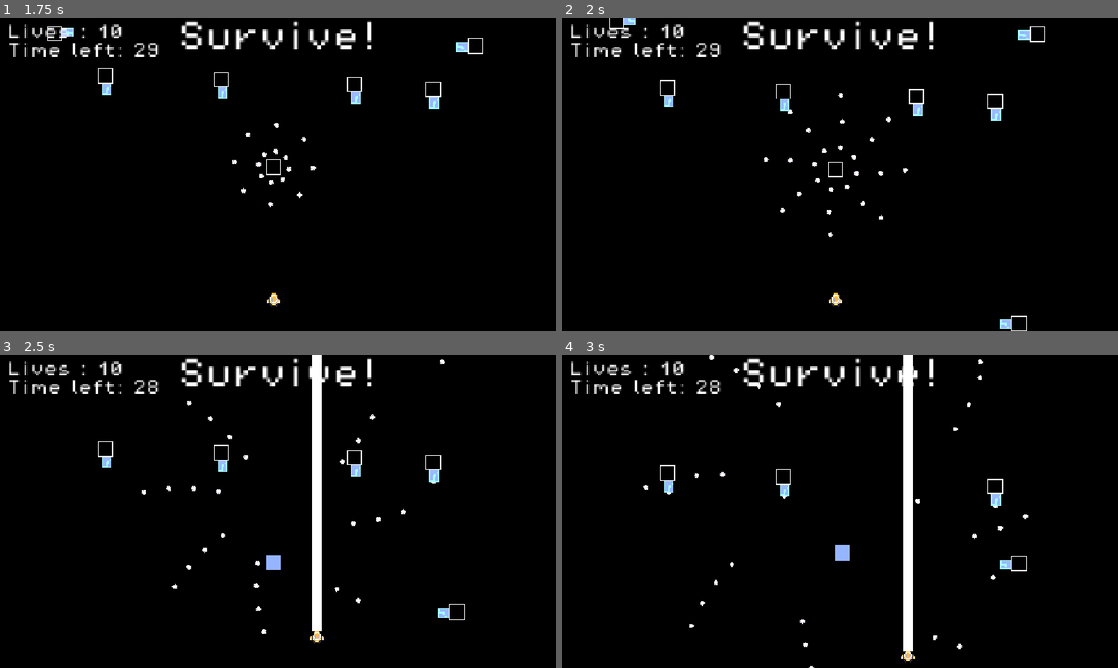
Above: before the commit, frames 1-4 (two rows, left to right).
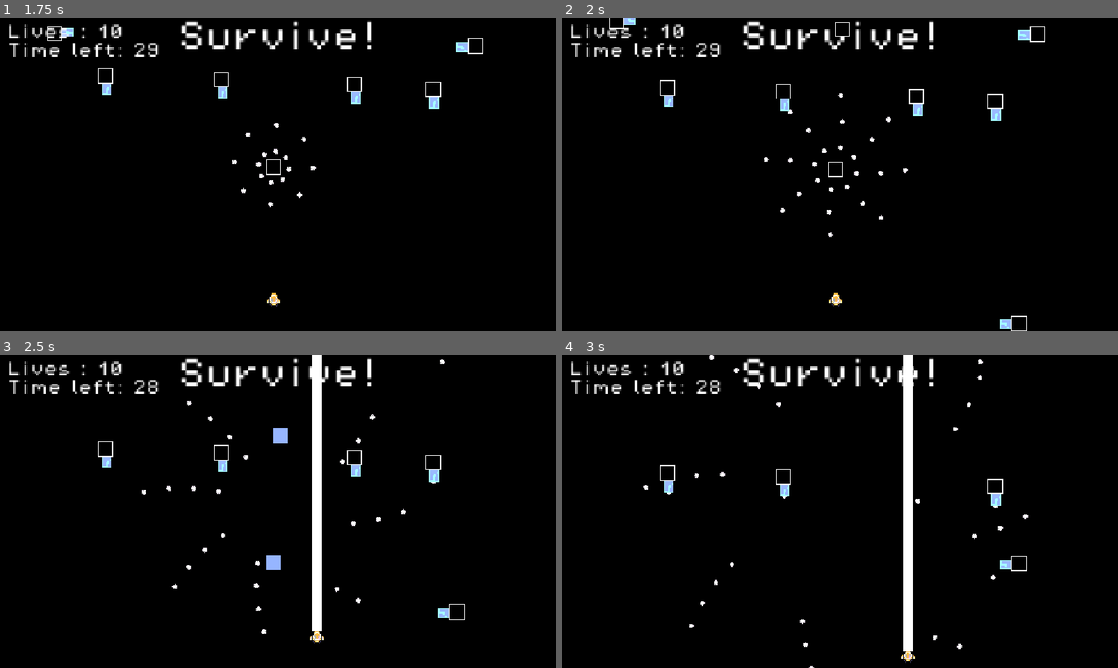
Above: after the commit, the same moments.

Repository: Draftier/Geometric-Invasion-CSS-497
Game: Godot game, scene res://scenes/UI/main_menu.tscn
Two runs of this game, one before a commit and one after it. Both use one fixed random seed, a clock stepped at 60 frames per second and the inputs below.
Inputs:
- Up to frame 1 (1.75 s): click "Singleplayer" at 0.5 s; click "Start game" at 1.25 s
- Up to frame 2 (2 s): no input
- Up to frame 3 (2.5 s): hold Right (right) from 2.03 s (still down); tap X (ability) at 2.1 s
- Up to frame 4 (3 s): release Right (right) at 2.78 s; hold Down (down) from 2.78 s (still down); tap Z (shoot) at 2.85 s

Frame 1 is identical in both runs. In frame 2, less than 0.1% of the frame differs, in the area x 49-52%, y 1-6%; in frame 3, 0.1%; in frame 4, 0.1%, in the area x 49-52%, y 60-66%.

Commit message:
Fixed remaining godot debugger errors related to shadowing and unused variables

Diff:
--- a/geometric-invasion/scenes/game.tscn
+++ b/geometric-invasion/scenes/game.tscn
@@ -37,13 +37,11 @@
 
 [sub_resource type="Resource" id="Resource_nhfu3"]
 script = ExtResource("9_ca42v")
-direction = "left"
 distance = 0.05
 metadata/_custom_type_script = "uid://c8u5b5y0i25wp"
 
 [sub_resource type="Resource" id="Resource_4o8i3"]
 script = ExtResource("9_ca42v")
-direction = "right"
 distance = 0.05
 metadata/_custom_type_script = "uid://c8u5b5y0i25wp"
 
@@ -54,7 +52,7 @@
 
 [sub_resource type="Resource" id="Resource_1kice"]
 script = ExtResource("9_ca42v")
-direction = "down"
+direction = 1
 distance = 0.05
 metadata/_custom_type_script = "uid://c8u5b5y0i25wp"
 
@@ -81,7 +79,6 @@
 
 [sub_resource type="Resource" id="Resource_ca42v"]
 script = ExtResource("9_ca42v")
-direction = "down"
 distance = 0.9
 metadata/_custom_type_script = "uid://c8u5b5y0i25wp"
 
--- a/geometric-invasion/scripts/Pooling/pool.gd
+++ b/geometric-invasion/scripts/Pooling/pool.gd
@@ -38,15 +38,12 @@
 	var bullet: Bullet
 	# Check if pool is empty or not empty, either way check type of bullet
 	if bullets.is_empty():
-		bullet.instantiate()
+		bullet = bullet_scene.instantiate()
 	else:
 		bullet = bullets[0]
 		bullets.remove_at(0)
 	# Unpause calculation from bullet being pulled from pool
 	bullet.activate()
-
-	# Send bullet to the game scene
-	# bullet.reparent(get_tree().current_scene)
 
 	return bullet
 
--- a/geometric-invasion/scripts/enemy/rotater_shoot_enemy.gd
+++ b/geometric-invasion/scripts/enemy/rotater_shoot_enemy.gd
@@ -5,7 +5,6 @@
 @onready var shoot_timer = $ShootTimer
 
 # Allow exports of values related to rotater, shoot_timer, and
-@export var bullet : PackedScene
 @export var rotate_speed : int
 @export var shooter_timer_wait_time : float = 0.1
 @export var spawn_point_count = 4
--- a/geometric-invasion/scripts/game.gd
+++ b/geometric-invasion/scripts/game.gd
@@ -11,7 +11,7 @@
 var level
 
 func _ready() -> void:
-	var player : Player = Global.player.instantiate()
+	player = Global.player.instantiate()
 	player.ability_scene =  Global.ability
 	player.global_position = $SpawnPoint.global_position
 	add_child(player)
--- a/geometric-invasion/scripts/level_manager/level_manager.gd
+++ b/geometric-invasion/scripts/level_manager/level_manager.gd
@@ -44,7 +44,7 @@
 
 
 
-func _process(delta: float) -> void:
+func _process(_delta: float) -> void:
 	# Calculate the current time every frame
 	current_time = (($LevelTimer.get_time_left() - $LevelTimer.wait_time) * -1)
 
--- a/geometric-invasion/spawn_point.gd
+++ b/geometric-invasion/spawn_point.gd
@@ -3,7 +3,7 @@
 
 @export var id : int
 @export var spawn_interval : float
-@export var event : Spawn_Event
+#@export var event : Spawn_Event
 
 var num = 0
 
